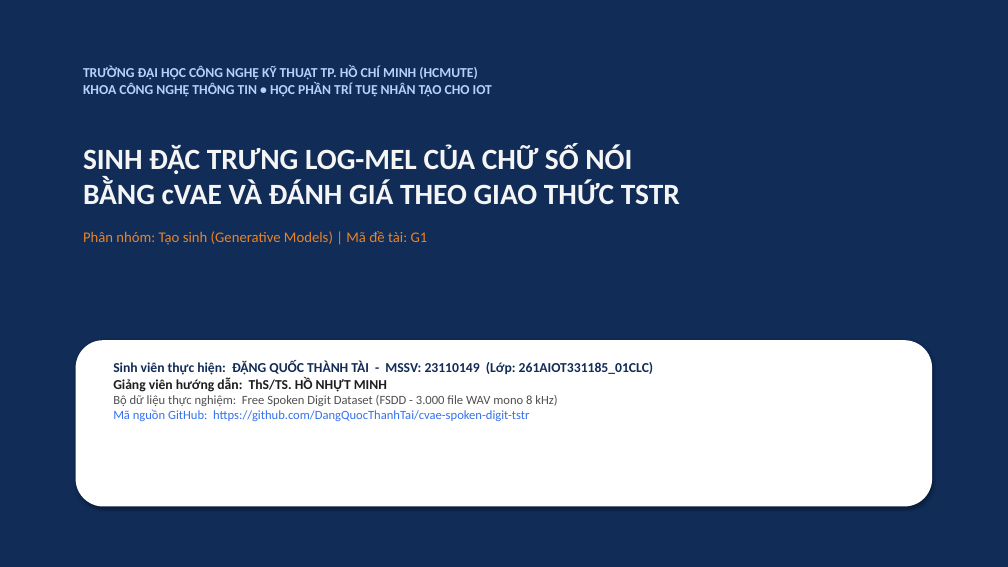
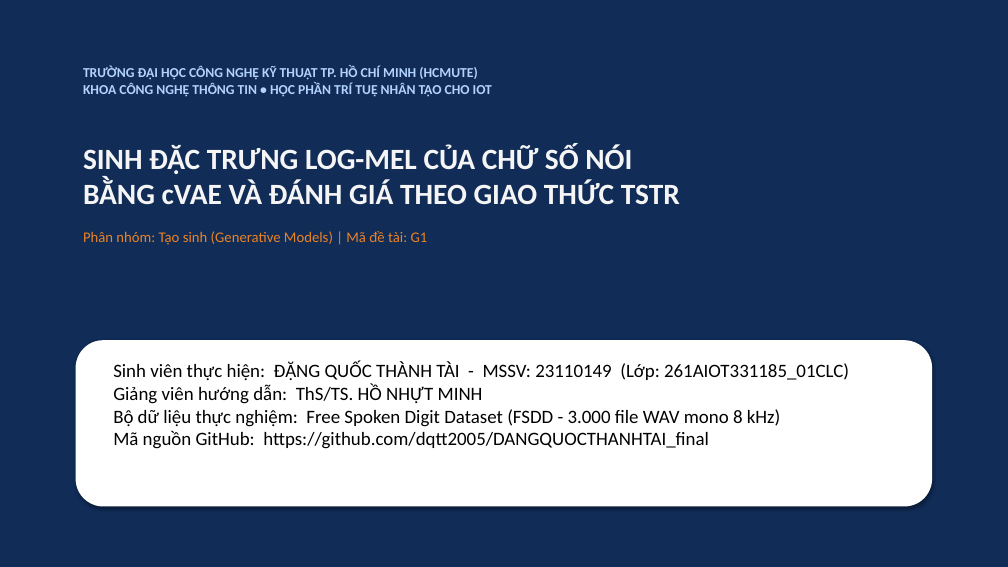
Before and after one commit to dqtt2005/DANGQUOCTHANHTAI_final, a slide deck: slide 1 of DangQuocThanhTai_Bao_cao_cuoi_ky.pptx. Drawn at 1008x567 pixels with LibreOffice and Linux fonts; fonts in the diff are those of the drawing. Boxes give left, top, right and bottom in pixels: in the first picture for what was removed or moved away, otherwise in the second. Text is boxed around its words. In the diff, an @@ line names an element or a change of style, - is before the commit and + after.

Commit message:
Update GitHub repo URL in docx, pptx and submission scripts

```diff
--- a/DangQuocThanhTai_Bao_cao_cuoi_ky.pptx
+++ b/DangQuocThanhTai_Bao_cao_cuoi_ky.pptx
@@ text at (113,362,849,427): size 13 to 18 pt, bold off in "Sinh viên thực hiện: ĐẶNG QUỐC THÀNH ...", "Giảng viên hướng dẫn: ThS/TS. HỒ NHỰT ..."; text colour #102C57 to #000000 in "Sinh viên thực hiện: ĐẶNG QUỐC THÀNH ..."; text colour #1E1E1E to #000000 in "Giảng viên hướng dẫn: ThS/TS. HỒ NHỰT ..."; size 12 to 18 pt, text colour #505050 to #000000 in "Bộ dữ liệu thực nghiệm: Free Spoken ..." @@
@@ text at (113,430,709,449): text changed; size 12 to 18 pt; text colour #3572EF to #000000 @@
-Mã nguồn GitHub: https://github.com/DangQuocThanhTai/cvae-spoken-digit-tstr
+Mã nguồn GitHub: https://github.com/dqtt2005/DANGQUOCTHANHTAI_final
```
Also in this commit, not shown: 2 other files.
